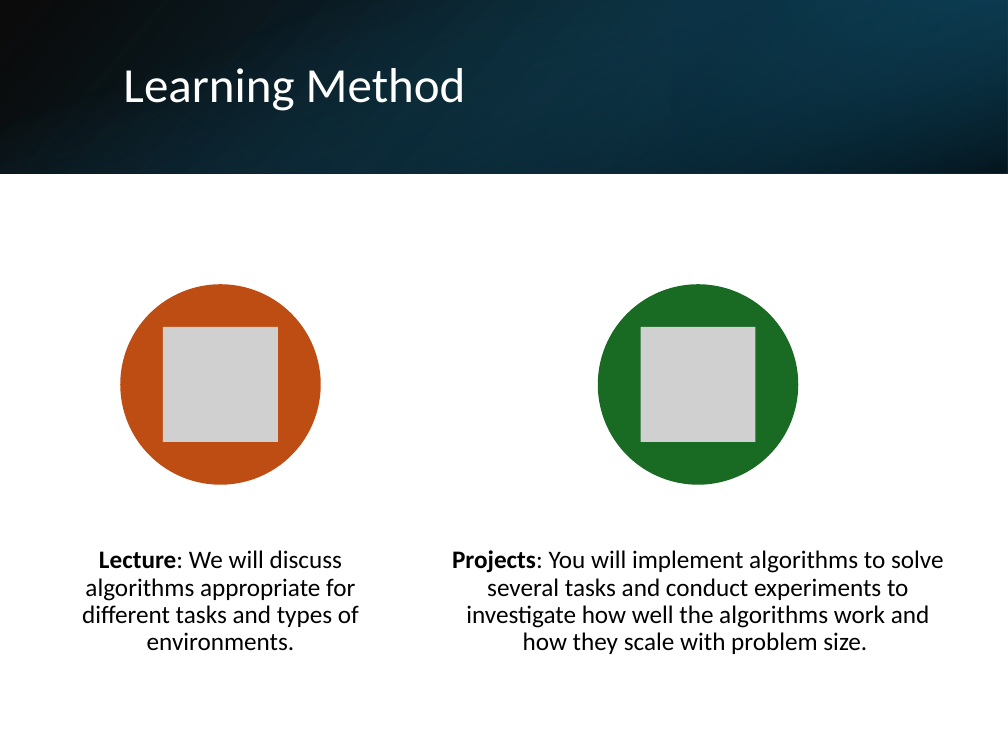
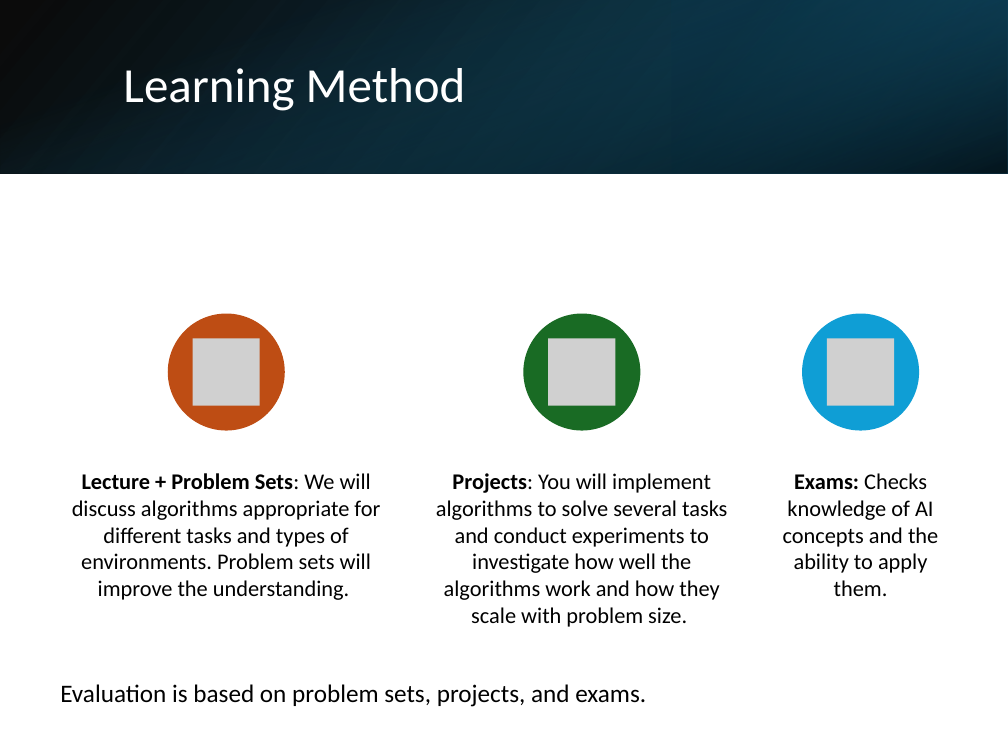
Before and after one commit to mhahsler/CS7320-AI, a slide deck: slide 3 of slides/00_course_intro.pptx. Drawn at 1008x756 pixels with LibreOffice and Linux fonts; fonts in the diff are those of the drawing; grey boxes stand for pictures. Boxes give left, top, right and bottom in pixels: in the first picture for what was removed or moved away, otherwise in the second. Text is boxed around its words. In the diff, an @@ line names an element or a change of style, - is before the commit and + after.

```diff
--- a/slides/00_course_intro.pptx
+++ b/slides/00_course_intro.pptx
@@ ellipse resized from (x1=120, y1=284, x2=321, y2=485) to (x1=167, y1=313, x2=284, y2=430) @@
@@ ellipse resized from (x1=598, y1=284, x2=798, y2=485) to (x1=523, y1=313, x2=640, y2=430) @@
@@ ellipse added at (x1=802, y1=313, x2=919, y2=430), fill #0F9ED5 @@
@@ picture resized from (x1=163, y1=327, x2=278, y2=442) to (x1=193, y1=339, x2=260, y2=406) @@
@@ picture resized from (x1=640, y1=327, x2=755, y2=442) to (x1=548, y1=339, x2=616, y2=406) @@
@@ picture added at (x1=827, y1=339, x2=894, y2=406) @@
@@ text at (x1=72, y1=473, x2=380, y2=600): text changed; size 18 to 16 pt @@
-Lecture: We will discuss algorithms appropriate for different tasks and types of environments.
+Lecture + Problem Sets: We will discuss algorithms appropriate for different tasks and types of environments. Problem sets will improve the understanding.
@@ text "Projects: You will implement algorithms ..." moved from (x1=452, y1=550, x2=944, y2=654) to (x1=436, y1=473, x2=727, y2=627) @@
@@ text "Projects: You will implement algorithms ..." at (x1=436, y1=473, x2=727, y2=627): size 18 to 16 pt; line spacing 0.9 to 1 @@
@@ text added at (x1=783, y1=473, x2=938, y2=573), 16 pt, text #000000 @@
+Exams: Checks knowledge of AI concepts and the ability to apply them.
@@ text added at (x1=60, y1=684, x2=646, y2=707), 18 pt, text #000000 @@
+Evaluation is based on problem sets, projects, and exams.
```
Also in this commit, not shown: 1 other slide changed, 1 other file.
